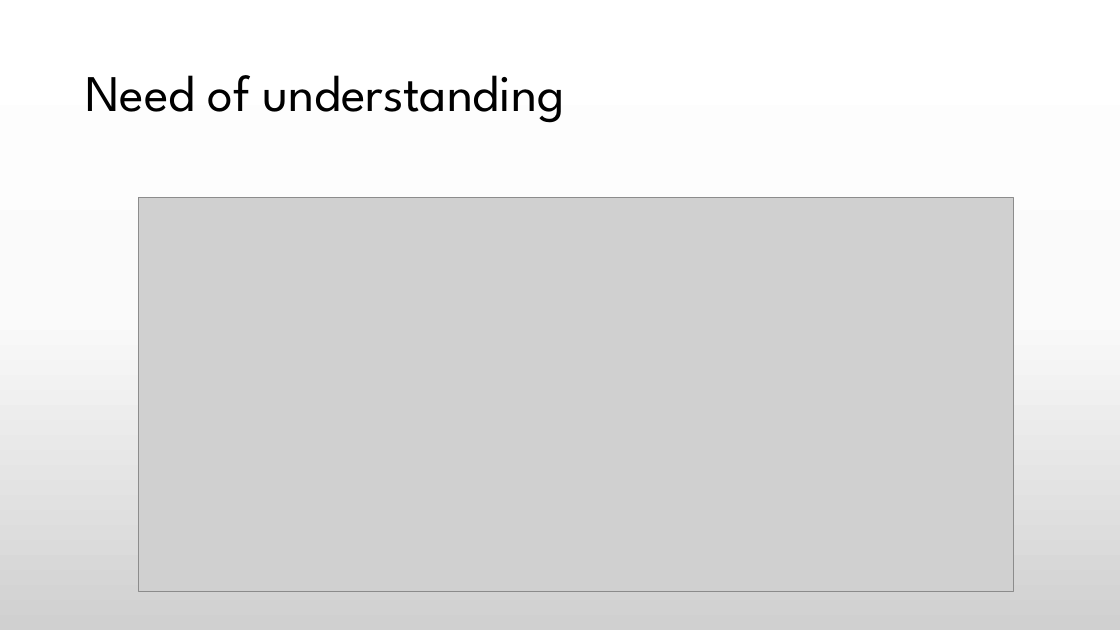
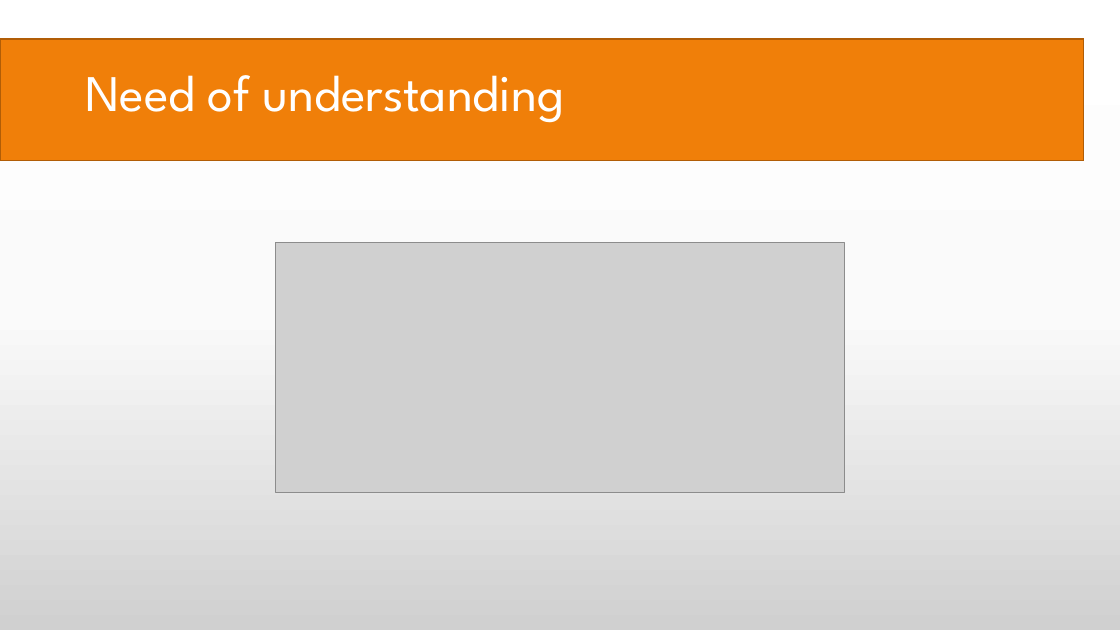
Before and after one commit to praash47/aasn-iii, a slide deck: slide 28 of extreme_programming.pptx. Drawn at 1120x630 pixels with LibreOffice and Linux fonts; fonts in the diff are those of the drawing; grey boxes stand for pictures. Boxes give left, top, right and bottom in pixels: in the first picture for what was removed or moved away, otherwise in the second. Text is boxed around its words. In the diff, an @@ line names an element or a change of style, - is before the commit and + after.

```diff
--- a/extreme_programming.pptx
+++ b/extreme_programming.pptx
@@ rectangle added at <box>0,39,1084,160</box>, fill #F07F09, outline #B25E07 1 pt @@
@@ title "Need of understanding" at <box>85,75,565,123</box>: text colour #000000 to #FFFFFF @@
@@ picture: place and size @@
-picture at <box>139,197,1014,592</box>
+picture at <box>276,243,844,492</box>
```
Also in this commit, not shown: 3 other slides changed, 1 other file.
